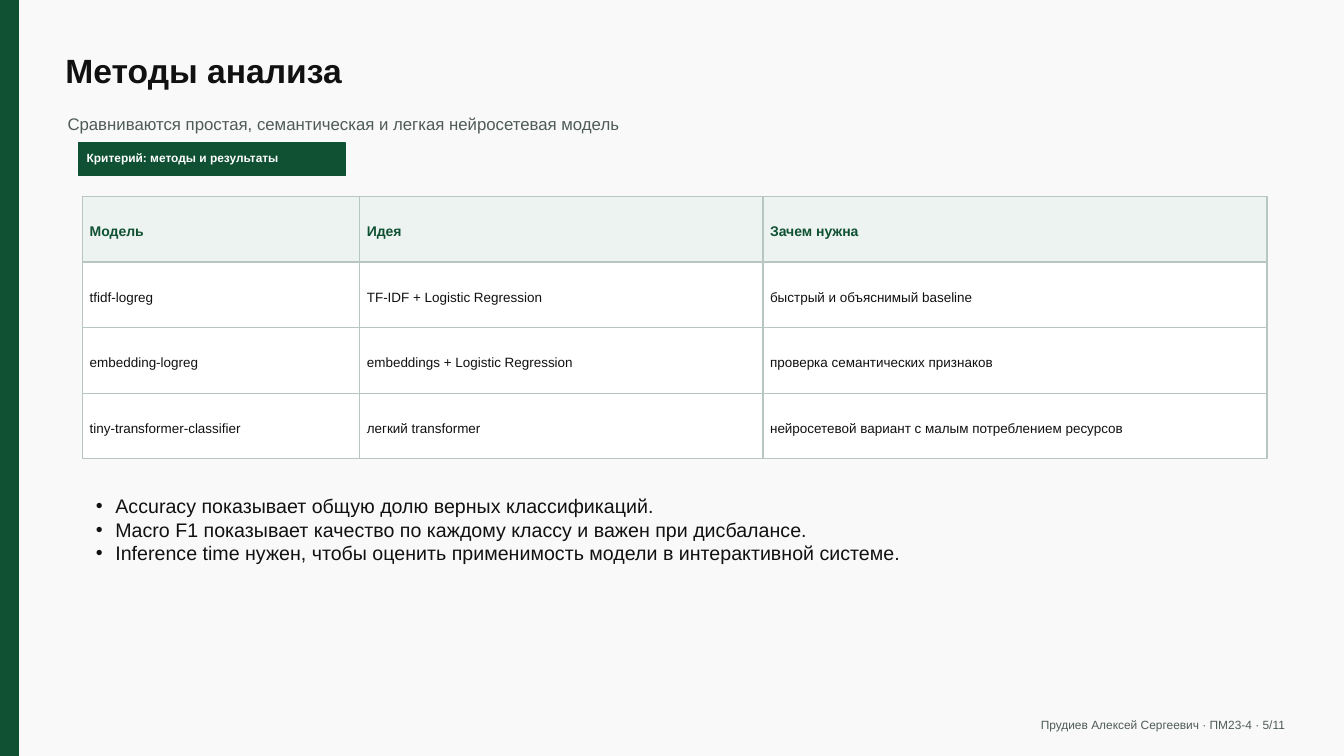
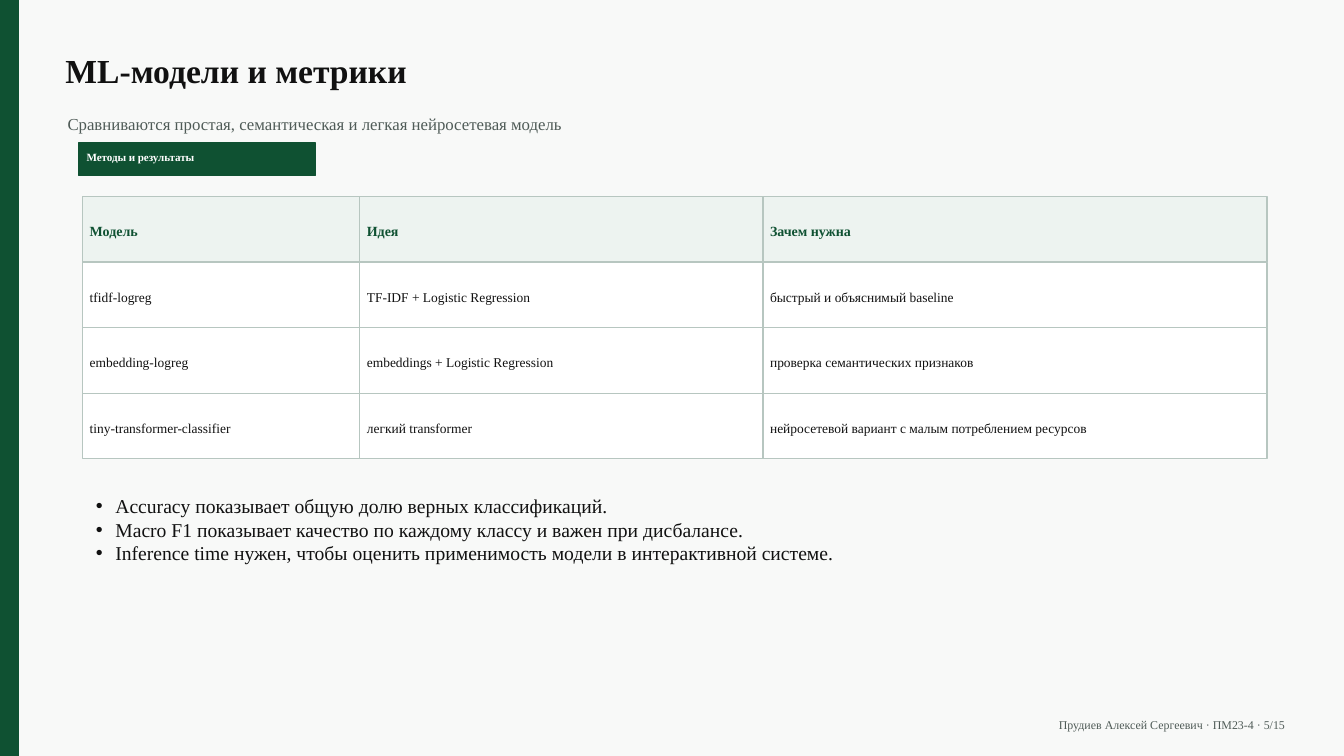
Before and after one commit to alexeydev22/news-analysis, a slide deck: slide 5 of docs/final/coursework-defense-presentation.pptx. Drawn at 1344x756 pixels with LibreOffice and Linux fonts; fonts in the diff are those of the drawing. Boxes give left, top, right and bottom in pixels: in the first picture for what was removed or moved away, otherwise in the second. Text is boxed around its words. In the diff, an @@ line names an element or a change of style, - is before the commit and + after.

```diff
--- a/docs/final/coursework-defense-presentation.pptx
+++ b/docs/final/coursework-defense-presentation.pptx
@@ text at <box>65,61,406,90</box>: text changed; font Arial to Times New Roman @@
-Методы анализа
+ML-модели и метрики
@@ rectangle: place and size @@
-rectangle at <box>79,143,346,175</box>
+rectangle at <box>79,143,316,175</box>
@@ text at <box>87,153,194,164</box>: text changed; size 8.5 to 7.9 pt; font Arial to Times New Roman @@
-Критерий: методы и результаты
+Методы и результаты
@@ font Arial to Times New Roman in 14 elements at <box>68,118,561,134</box>, <box>90,227,138,239</box>, <box>367,227,399,239</box>, <box>770,226,851,239</box>, <box>90,292,152,305</box>, <box>367,293,530,305</box>, <box>770,292,954,305</box>, <box>90,357,189,370</box>, <box>367,357,553,370</box>, <box>770,360,974,370</box>, <box>90,423,231,436</box>, <box>367,423,472,433</box>, <box>770,423,1086,436</box>, <box>115,499,833,565</box> @@
@@ text at <box>1059,721,1285,732</box>: text changed; font Arial to Times New Roman @@
-Прудиев Алексей Сергеевич · ПМ23-4 · 5/11
+Прудиев Алексей Сергеевич · ПМ23-4 · 5/15
```
Also in this commit, not shown: 7 other slides changed, 7 slides added, 3 slides removed, 40 other files.
